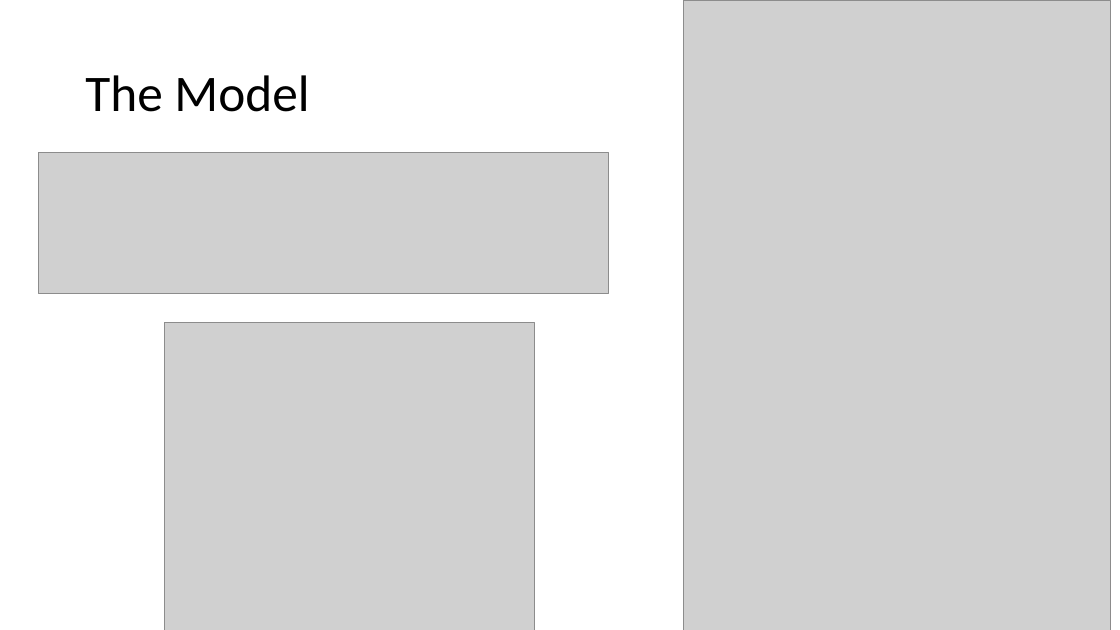
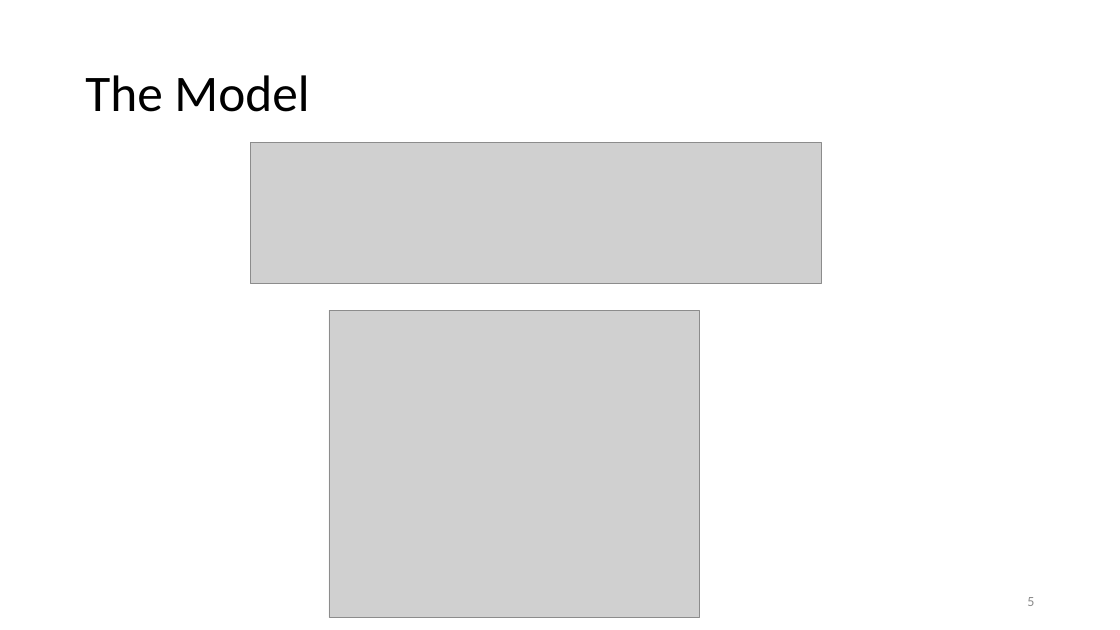
Before and after one commit to GitHub-ccd/emoJ, a slide deck: slide 5 of ppt/MOD_5.pptx. Drawn at 1120x630 pixels with LibreOffice and Linux fonts; fonts in the diff are those of the drawing; grey boxes stand for pictures; background and template pictures are left out. Boxes give left, top, right and bottom in pixels: in the first picture for what was removed or moved away, otherwise in the second. Text is boxed around its words. In the diff, an @@ line names an element or a change of style, - is before the commit and + after.

```diff
--- a/ppt/MOD_5.pptx
+++ b/ppt/MOD_5.pptx
@@ picture removed at box(683, 0, 1111, 630) @@
@@ picture: place and size @@
-picture at box(39, 153, 609, 294)
+picture at box(250, 143, 821, 284)
@@ picture: place and size @@
-picture at box(165, 323, 535, 630)
+picture at box(329, 310, 700, 618)
@@ page number added at box(1027, 597, 1034, 606), 12 pt, text #8C8C8C @@
+5
```
Also in this commit, not shown: 3 other slides changed, 2 other files.
